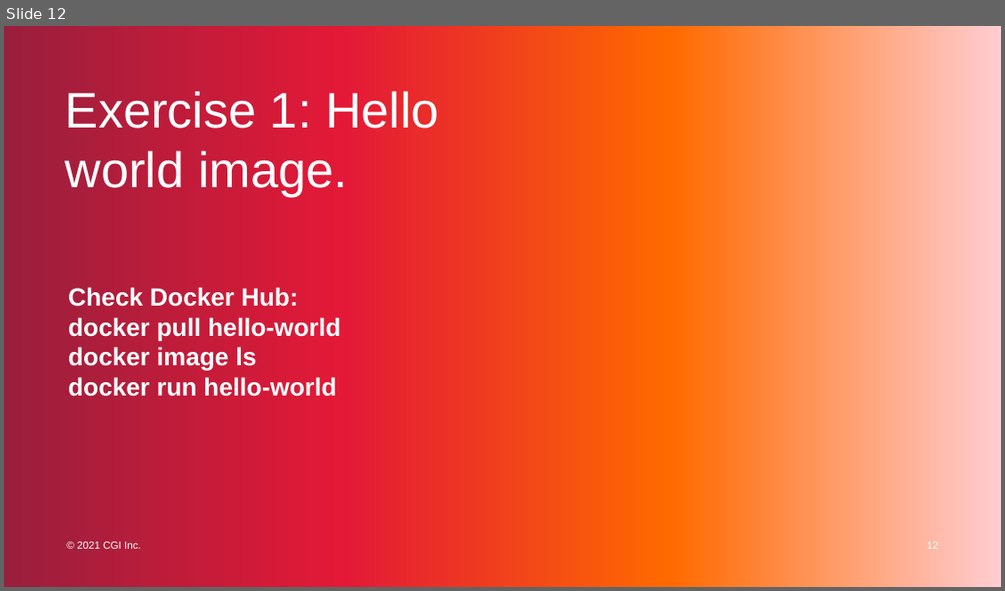
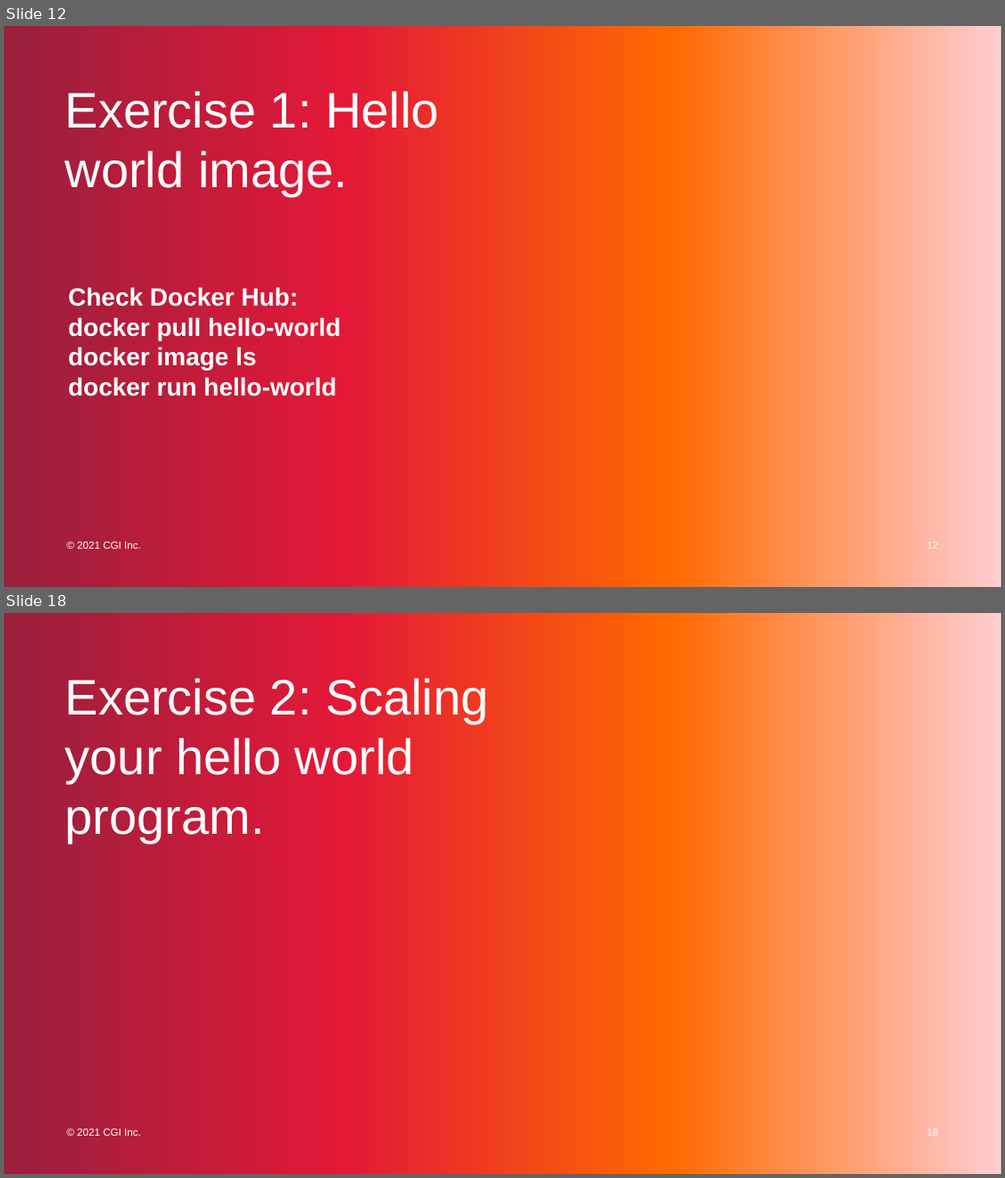
Before and after one commit to favna/docker-workshop, a slide deck: GC_Docker_2022.pptx. Shown one above the other, each under a label of ours: slide 12 before the commit, slides 12 and 18 after it; the slides between them are not shown. The pictures are 1005x591 and 1005x1178 pixels, drawn with LibreOffice and Linux fonts; fonts in the diff are those of the drawing. Boxes give left, top, right and bottom in pixels: in the first picture for what was removed or moved away, otherwise in the second. Text is boxed around its words. In the diff, an @@ line names an element or a change of style, - is before the commit and + after.

```diff
--- a/GC_Docker_2022.pptx
+++ b/GC_Docker_2022.pptx
@@ slide 18 added at <box>4,613,1001,1174</box>, background #FFFFFF; not listed: 3 template elements that a slide beside it also shows @@
@@ title added at <box>65,678,489,843</box>, 48 pt, text #FFFFFF @@
+Exercise 2: Scaling your hello world program.
@@ page number added at <box>927,1128,938,1135</box>, 10 pt, text #FFFFFF @@
+18
```
Also in this commit, not shown: 9 other slides added.
